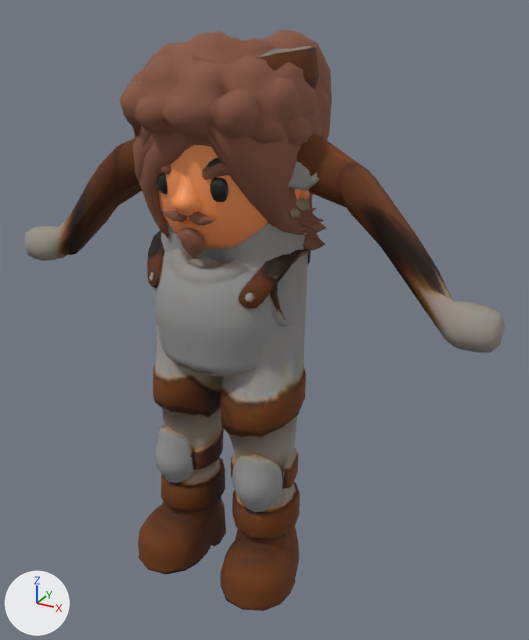
What one commit did to the glTF model public/models/chars/players/warrior_v02.glb.
Rendered twice from a 50 mm camera at (1.28, -2.03, 1.24) aimed at (0.04, 0.22, 0.12). Lighting does not change. The marker at lower left points along +X, +Y and +Z. The older version comes first. Where no turn or scale is listed for an object, it has been applied to the vertices. Vertices at exactly the same position are counted once.

The first picture shows 'Arms', 'Head', 'Head_Beard', 'Head_Female_Hair_01', 'Head_Female_Hair_02', 'Head_Female_Hair_03', 'Head_Female_Head', 'Head_Male_Hair_01', 'Head_Male_Hair_04', 'Pants', 'Shoulders', 'Torso' and 3 more.
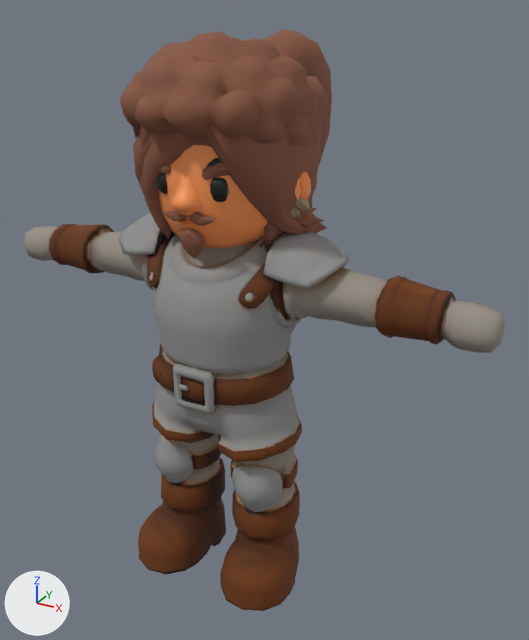
Changed parts and their boxes [x1, y1, x2, y2] in the pictures (529 x 640 px; the box of a moved part takes in the faces that stretch with it):
'Pants', reshaped (9% narrower, 53% shorter): before [138, 46, 319, 611]; after [138, 344, 302, 611]
'Arms', reshaped (41% shorter): before [24, 134, 505, 353]; after [24, 224, 505, 353]
'Shoulders', reshaped: before [288, 162, 319, 191]; after [119, 213, 350, 290]
part 1 of me_mesh_0, moved or reshaped (not visible before): after [179, 382, 189, 391]
part 2 of me_mesh_0, moved or reshaped: before [153, 46, 319, 482]; after [152, 344, 302, 482]
part 3 of me_mesh_1, moved or reshaped: before [49, 134, 456, 339]; after [49, 224, 456, 344]
part 4 of me_mesh_2, moved or reshaped: before [288, 162, 319, 191]; after [263, 231, 350, 290]
part 5 of me_mesh_2, moved or reshaped (not visible before): after [119, 213, 164, 255]

Edits to the bpy script that builds the scene:
```text
Change me_mesh_0:
    used by ob_pants; location = (0.0, 0.0, 0.0)
    remove me_mesh_0.from_pydata(...)  # 1166 vertices, 2288 faces; spans x -0.34..0.33, y -0.26..0.32, z -0.85..1.11
    add me_mesh_0.from_pydata(...)  # 1166 vertices, 2288 faces; spans x -0.34..0.33, y -0.26..0.18, z -0.85..0.09
    me_mesh_0 part 1: the loose piece of 12 vertices spanning x -0.06..-0.02, y -0.08..-0.03, z 1.03..1.05 is moved by (0.0, -0.14, -1.02)
    me_mesh_0 part 2: 559 of 1166 vertices moved; they spanned x -0.3..0.3, y -0.17..0.32, z -0.38..1.11 and now span x -0.3..0.3, y -0.22..0.18, z -0.39..0.09; mean shift (0.0, -0.05, -0.4); largest move (-0.06, -0.08, 0.97) -> (-0.06, -0.22, -0.06)
Change me_mesh_1:
    used by ob_arms; location = (0.0, 0.0, 0.0)
    remove me_mesh_1.from_pydata(...)  # 514 vertices, 999 faces; spans x -0.95..0.95, y -0.03..0.26, z 0.27..0.87
    add me_mesh_1.from_pydata(...)  # 514 vertices, 999 faces; spans x -0.95..0.95, y -0.07..0.17, z 0.24..0.47
    me_mesh_1 part 3: 417 of 514 vertices moved; they spanned x -0.77..0.77, y 0.0..0.26, z 0.29..0.87 and now span x -0.78..0.78, y -0.07..0.17, z 0.24..0.47; mean shift (0.01, -0.06, -0.36); largest move (0.24, 0.01, 0.81) -> (0.59, -0.04, 0.39)
Change me_mesh_2:
    used by ob_shoulders; location = (0.0, 0.0, 0.0)
    remove me_mesh_2.from_pydata(...)  # 194 vertices, 380 faces; spans x -0.389..0.384, y -0.031..0.257, z 0.695..0.833
    add me_mesh_2.from_pydata(...)  # 194 vertices, 380 faces; spans x -0.439..0.435, y -0.095..0.188, z 0.396..0.541
    me_mesh_2 part 4: 97 of 194 vertices moved; they spanned x 0.187..0.384, y -0.031..0.252, z 0.696..0.83 and now span x 0.208..0.435, y -0.095..0.188, z 0.396..0.541; mean shift (0.039, -0.063, -0.295); largest move (0.335, 0.187, 0.737) -> (0.387, 0.125, 0.437)
    me_mesh_2 part 5: 97 of 194 vertices moved; they spanned x -0.389..-0.19, y -0.027..0.257, z 0.695..0.833 and now span x -0.439..-0.212, y -0.095..0.188, z 0.396..0.541; mean shift (-0.04, -0.069, -0.296); largest move (-0.339, 0.195, 0.736) -> (-0.39, 0.125, 0.437)
```
